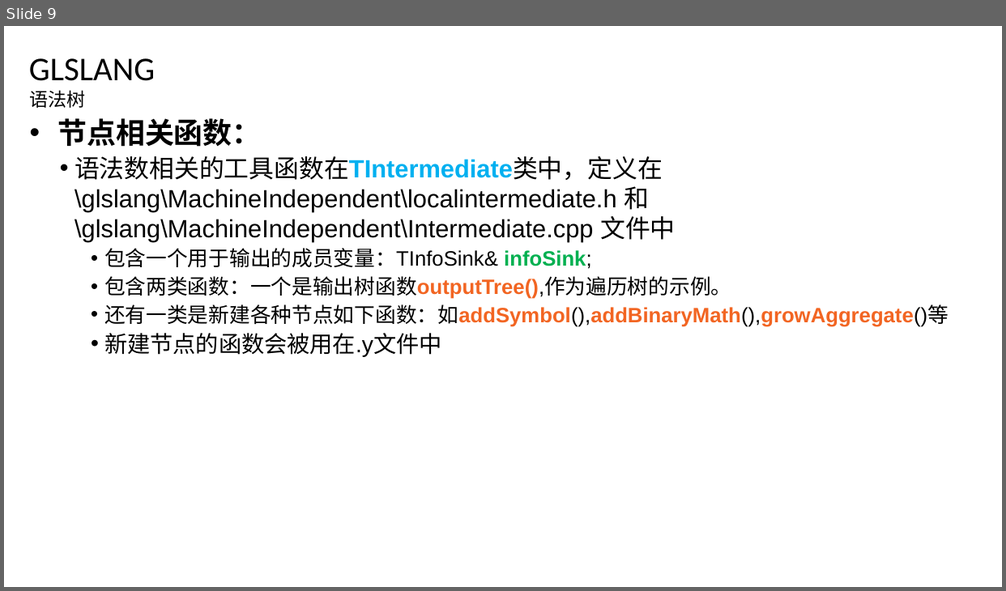
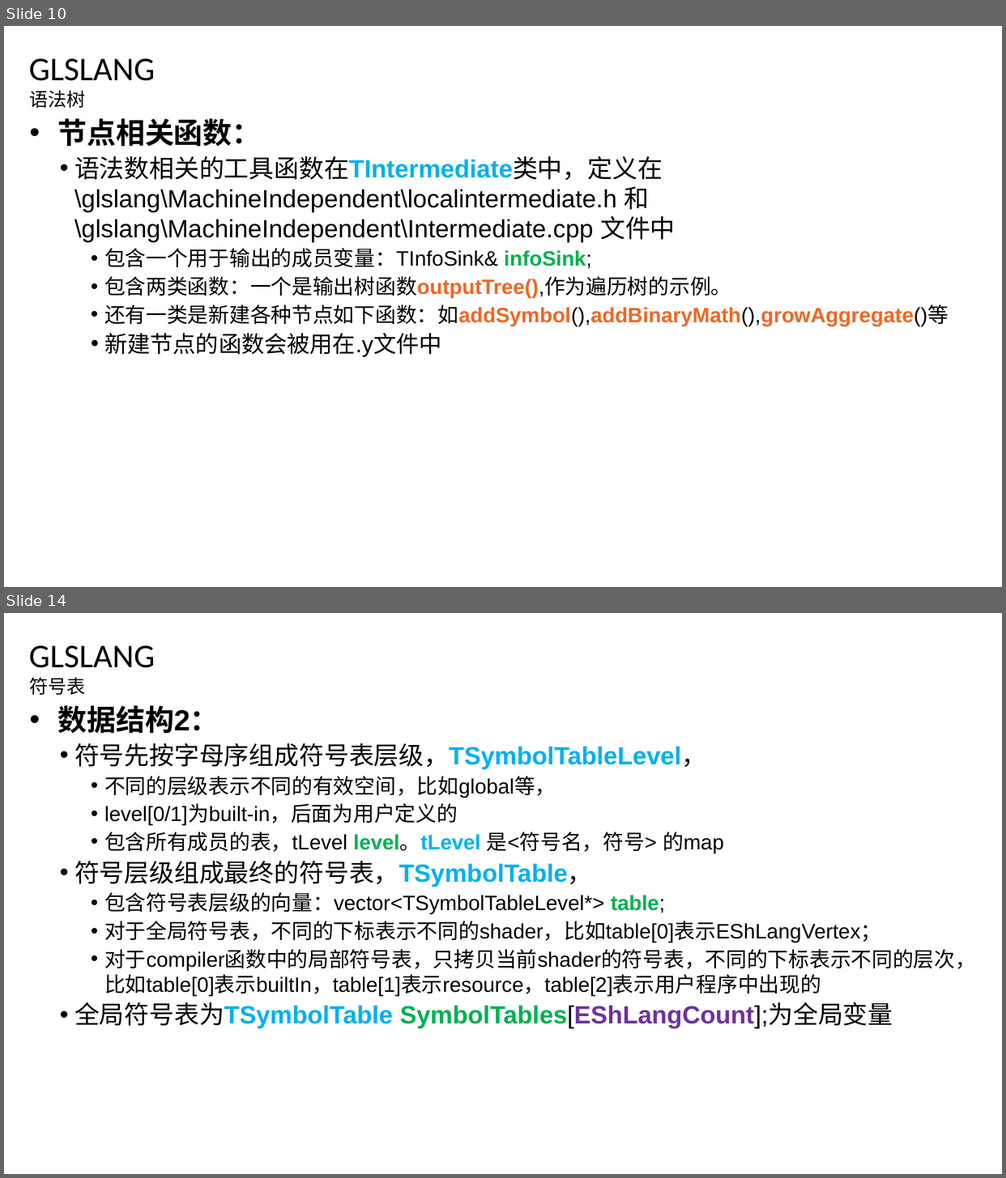
Before and after one commit to feifei14119/glslang, a slide deck: doc/glslang study.pptx. Shown one above the other, each under a label of ours: slide 9 before the commit, slides 10 and 14 after it; the slides between them are not shown. The pictures are 1006x591 and 1006x1178 pixels, drawn with LibreOffice and Linux fonts; fonts in the diff are those of the drawing; background and template pictures are left out. Boxes give left, top, right and bottom in pixels: in the first picture for what was removed or moved away, otherwise in the second. Text is boxed around its words. In the diff, an @@ line names an element or a change of style, - is before the commit and + after.

Commit message:
study symbol table

```diff
--- a/doc/glslang study.pptx
+++ b/doc/glslang study.pptx
@@ slide 14 added at <box>4,613,1002,1174</box>, background #FFFFFF; not listed: 1 template element that a slide beside it also shows @@
@@ title added at <box>29,645,155,668</box>, 32 pt, text #000000 @@
+GLSLANG
@@ text added at <box>30,677,86,695</box>, 18 pt, text #000000 @@
+符号表
@@ text added at <box>57,705,976,1029</box>, 20 pt, text #000000 @@
+• 数据结构2：
+  • 符号先按字母序组成符号表层级，TSymbolTableLevel，
+    • 不同的层级表示不同的有效空间，比如global等，
+    • level[0/1]为built-in，后面为用户定义的
+    • 包含所有成员的表，tLevel level。tLevel 是<符号名，符号> 的map
+  • 符号层级组成最终的符号表，TSymbolTable，
+    • 包含符号表层级的向量：vector<TSymbolTableLevel*> table;
+    • 对于全局符号表，不同的下标表示不同的shader，比如table[0]表示EShLangVertex；
+    • 对于compiler函数中的局部符号表，只拷贝当前shader的符号表，不同的下标表示不同的层次，比如table[0]表示builtIn，table[1]表示resource，table[2]表示用户程序中出现的
+  • 全局符号表为TSymbolTable SymbolTables[EShLangCount];为全局变量
@@ what was slide 9 is now slide 10 @@
```
Also in this commit, not shown: 5 slides changed, 3 other slides added, 10 other files.
